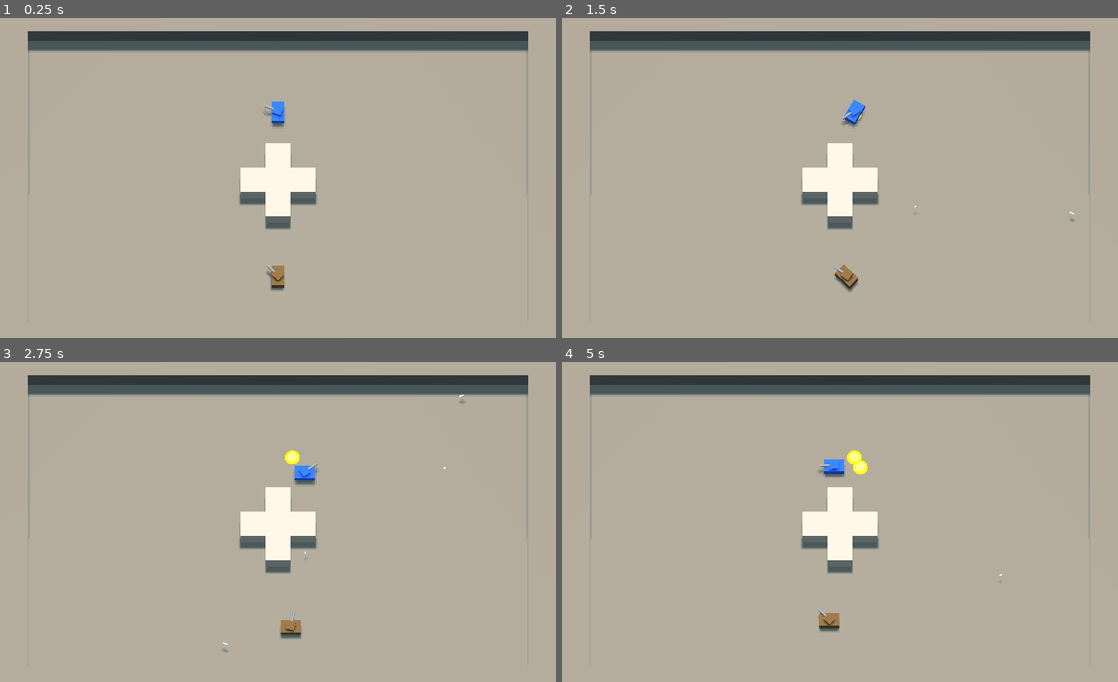
Above: before the commit, frames 1-4 (two rows, left to right).
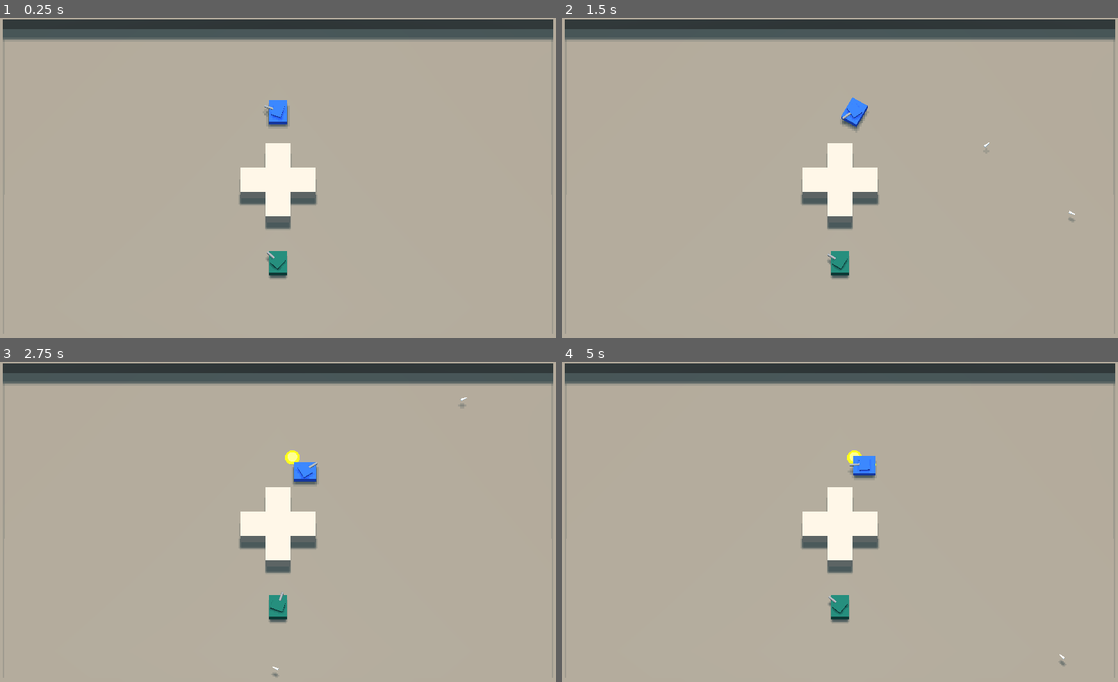
Above: after the commit, the same moments.

Repository: jdrempel/tanks
Game: Godot game, scene res://Main.tscn
Two runs of this game, one before a commit and one after it. Both use one fixed random seed, a clock stepped at 60 frames per second and the inputs below.
Inputs (mouse positions are in pixels of both pictures, inside the frame that each line leads up to):
- Up to frame 1 (0.25 s): no input
- Up to frame 2 (1.5 s): tap Enter at 0.5 s; move the mouse to (962, 165) at 0.52 s; hold D (move_right) 0.53-1.28 s; click (962, 165) at 0.6 s; move the mouse to (728, 197) at 1.27 s; hold S (move_down) from 1.28 s (still down); right-click (728, 197) at 1.35 s
- Up to frame 3 (2.75 s): move the mouse to (333, 451) at 2.02 s; release S (move_down) at 2.03 s; hold D (move_right) from 2.03 s (still down); click (333, 451) at 2.1 s
- Up to frame 4 (5 s): move the mouse to (812, 589) at 2.77 s; release D (move_right) at 2.78 s; hold W (move_up) 2.78-3.53 s; right-click (812, 589) at 2.85 s; move the mouse to (1006, 573) at 3.52 s; hold A (move_left) from 3.53 s (still down); click (1006, 573) at 3.6 s; move the mouse to (673, 477) at 4.27 s; right-click (673, 477) at 4.35 s

The runs differ from the first frame. In frame 1, 9.9% of the frame differs, in the area x 0-100%, y 0-85%; in frame 2, 10%; in frame 3, 10%; in frame 4, 10%, in the area x 0-100%, y 0-95%.

Commit message:
Misc changes to enemy structure

Diff:
--- a/Main.tscn
+++ b/Main.tscn
@@ -6,7 +6,9 @@
 [ext_resource path="res://Main.gd" type="Script" id=4]
 [ext_resource path="res://world/Floor.tscn" type="PackedScene" id=5]
 [ext_resource path="res://world/TopWall.tscn" type="PackedScene" id=6]
-[ext_resource path="res://characters/enemies/EnemyBrown.tscn" type="PackedScene" id=8]
+[ext_resource path="res://characters/enemies/EnemyTeal.tscn" type="PackedScene" id=9]
+
+[sub_resource type="NavigationMesh" id=1]
 
 [node name="Main" type="Node"]
 script = ExtResource( 4 )
@@ -18,16 +20,16 @@
 [node name="Floor" parent="World/Static" instance=ExtResource( 5 )]
 
 [node name="TopWall" parent="World/Static" instance=ExtResource( 6 )]
-transform = Transform( 1, 0, 0, 0, 1, 0, 0, 0, 1, 0, 0, -7 )
+transform = Transform( 1, 0, 0, 0, 1, 0, 0, 0, 1, 0, 0, -7.5 )
 
 [node name="BottomWall2" parent="World/Static" instance=ExtResource( 6 )]
-transform = Transform( 1, 0, 0, 0, 1, 0, 0, 0, 1, 0, 0, 7 )
+transform = Transform( 1, 0, 0, 0, 1, 0, 0, 0, 1, 0, 0, 7.5 )
 
 [node name="LeftWall" parent="World/Static" instance=ExtResource( 1 )]
-transform = Transform( 1, 0, 0, 0, 1, 0, 0, 0, 1, -11, 0, 0 )
+transform = Transform( 1, 0, 0, 0, 1, 0, 0, 0, 1, -12, 0, 0 )
 
 [node name="RightWall" parent="World/Static" instance=ExtResource( 1 )]
-transform = Transform( 1, 0, 0, 0, 1, 0, 0, 0, 1, 11, 0, 0 )
+transform = Transform( 1, 0, 0, 0, 1, 0, 0, 0, 1, 12, 0, 0 )
 
 [node name="DirectionalLight" type="DirectionalLight" parent="World/Static"]
 transform = Transform( 1, 0, 0, 0, -0.258819, 0.965926, 0, -0.965926, -0.258819, 0, 8.35212, 0 )
@@ -52,6 +54,11 @@
 [node name="WallBlock5" parent="World/Obstacles" groups=["world"] instance=ExtResource( 2 )]
 transform = Transform( 1, 0, 0, 0, 1, 0, 0, 0, 1, 0, 0.5, -1 )
 
+[node name="Navigation" type="Navigation" parent="World"]
+
+[node name="NavigationMeshInstance" type="NavigationMeshInstance" parent="World/Navigation"]
+navmesh = SubResource( 1 )
+
 [node name="CameraRoot" type="Spatial" parent="."]
 transform = Transform( 1, 0, 0, 0, 1, 0, 0, 0, 1, 0, 0, 5 )
 
@@ -63,5 +70,5 @@
 [node name="Player" parent="." instance=ExtResource( 3 )]
 transform = Transform( 1, 0, 0, 0, 1, 0, 0, 0, 1, 0, 0.718547, -3 )
 
-[node name="EnemyBrown" parent="." instance=ExtResource( 8 )]
-transform = Transform( -1, 0, -2.62269e-07, 0, 1, 0, 2.62269e-07, 0, -1, -0.0115631, 0.718537, 3.80292 )
+[node name="EnemyTeal" parent="." instance=ExtResource( 9 )]
+transform = Transform( -1, 0, -2.62269e-07, 0, 1, 0, 2.62269e-07, 0, -1, 0, 0.700025, 3.23892 )
--- a/characters/enemies/Enemy.gd
+++ b/characters/enemies/Enemy.gd
@@ -43,17 +43,10 @@
 	queue_free()
 
 
+# TODO: Reorganize this (in Enemy and Player) so that it is straightforward to
+# set up target locations which both enemies and players can move toward
 func get_movement_vector():
 	var target_direction := Vector3.ZERO
-
-	if Input.is_action_pressed("move_up"):
-		target_direction.z -= 1
-	if Input.is_action_pressed("move_down"):
-		target_direction.z += 1
-	if Input.is_action_pressed("move_left"):
-		target_direction.x -= 1
-	if Input.is_action_pressed("move_right"):
-		target_direction.x += 1
 
 	if target_direction.length():
 		return target_direction.normalized()
--- a/characters/enemies/Enemy.tscn
+++ b/characters/enemies/Enemy.tscn
@@ -1,7 +1,6 @@
 [gd_scene load_steps=13 format=2]
 
-[ext_resource path="res://characters/weapons/cannon/Bullet.tscn" type="PackedScene" id=1]
-[ext_resource path="res://characters/TurretRoot.gd" type="Script" id=2]
+[ext_resource path="res://characters/enemies/TurretRootEnemy.gd" type="Script" id=1]
 [ext_resource path="res://characters/enemies/Enemy.gd" type="Script" id=3]
 [ext_resource path="res://materials/tank_barrel.tres" type="Material" id=4]
 [ext_resource path="res://materials/player1.tres" type="Material" id=5]
@@ -9,15 +8,18 @@
 [ext_resource path="res://characters/weapons/missile/MissileLauncher.tscn" type="PackedScene" id=7]
 [ext_resource path="res://characters/weapons/mines/MineLayer.tscn" type="PackedScene" id=8]
 
-[sub_resource type="CapsuleShape" id=1]
-radius = 0.300532
-height = 0.28788
+[sub_resource type="BoxShape" id=5]
+extents = Vector3( 0.35, 0.3, 0.1 )
+
+[sub_resource type="CylinderShape" id=6]
+radius = 0.35
+height = 0.6
 
 [sub_resource type="CubeMesh" id=2]
-size = Vector3( 0.5, 0.4, 0.8 )
+size = Vector3( 0.7, 0.4, 0.9 )
 
 [sub_resource type="CubeMesh" id=3]
-size = Vector3( 0.35, 0.15, 0.35 )
+size = Vector3( 0.5, 0.15, 0.4 )
 
 [sub_resource type="CylinderMesh" id=4]
 top_radius = 0.05
@@ -34,8 +36,16 @@
 script = ExtResource( 3 )
 
 [node name="CollisionShape" type="CollisionShape" parent="."]
-transform = Transform( 1, 0, 0, 0, 1, 0, 0, 0, 1, 0, 0.0819974, 0 )
-shape = SubResource( 1 )
+transform = Transform( 1, 0, 0, 0, 1, 0, 0, 0, 1, 0, 0.1, 0 )
+shape = SubResource( 5 )
+
+[node name="CollisionShape2" type="CollisionShape" parent="."]
+transform = Transform( 1, 0, 0, 0, 1, 0, 0, 0, 1, 0, 0.1, 0.1 )
+shape = SubResource( 6 )
+
+[node name="CollisionShape3" type="CollisionShape" parent="."]
+transform = Transform( 1, 0, 0, 0, 1, 0, 0, 0, 1, 0, 0.1, -0.1 )
+shape = SubResource( 6 )
 
 [node name="Body" type="MeshInstance" parent="."]
 transform = Transform( -1, 0, -8.74228e-08, 0, 1, 0, 8.74228e-08, 0, -1, 0, 0, 0 )
@@ -44,8 +54,7 @@
 
 [node name="TurretRoot" type="Spatial" parent="Body"]
 transform = Transform( 1, 0, 0, 0, 1, 0, 0, 0, 1, 0, 0.275, 0 )
-script = ExtResource( 2 )
-ordnance = ExtResource( 1 )
+script = ExtResource( 1 )
 
 [node name="Turret" type="MeshInstance" parent="Body/TurretRoot"]
 mesh = SubResource( 3 )
@@ -65,3 +74,5 @@
 [node name="WeaponController" type="Node" parent="."]
 script = ExtResource( 6 )
 weapons = [ ExtResource( 7 ), ExtResource( 8 ) ]
+
+[node name="EnemyController" type="Node" parent="."]
--- a/characters/player/Player.tscn
+++ b/characters/player/Player.tscn
@@ -1,7 +1,7 @@
-[gd_scene load_steps=13 format=2]
+[gd_scene load_steps=14 format=2]
 
 [ext_resource path="res://characters/weapons/WeaponController.gd" type="Script" id=1]
-[ext_resource path="res://characters/TurretRoot.gd" type="Script" id=2]
+[ext_resource path="res://characters/player/TurretRootPlayer.gd" type="Script" id=2]
 [ext_resource path="res://characters/player/Player.gd" type="Script" id=3]
 [ext_resource path="res://materials/tank_barrel.tres" type="Material" id=4]
 [ext_resource path="res://materials/player1.tres" type="Material" id=5]
@@ -9,15 +9,18 @@
 [ext_resource path="res://characters/weapons/missile/MissileLauncher.tscn" type="PackedScene" id=7]
 [ext_resource path="res://characters/weapons/mines/MineLayer.tscn" type="PackedScene" id=8]
 
-[sub_resource type="CapsuleShape" id=1]
-radius = 0.300532
-height = 0.28788
+[sub_resource type="BoxShape" id=5]
+extents = Vector3( 0.35, 0.3, 0.1 )
+
+[sub_resource type="CylinderShape" id=6]
+radius = 0.35
+height = 0.6
 
 [sub_resource type="CubeMesh" id=2]
-size = Vector3( 0.5, 0.4, 0.8 )
+size = Vector3( 0.7, 0.4, 0.9 )
 
 [sub_resource type="CubeMesh" id=3]
-size = Vector3( 0.35, 0.15, 0.35 )
+size = Vector3( 0.5, 0.15, 0.4 )
 
 [sub_resource type="CylinderMesh" id=4]
 top_radius = 0.05
@@ -34,8 +37,16 @@
 script = ExtResource( 3 )
 
 [node name="CollisionShape" type="CollisionShape" parent="."]
-transform = Transform( 1, 0, 0, 0, 1, 0, 0, 0, 1, 0, 0.0819974, 0 )
-shape = SubResource( 1 )
+transform = Transform( 1, 0, 0, 0, 1, 0, 0, 0, 1, 0, 0.1, 0 )
+shape = SubResource( 5 )
+
+[node name="CollisionShape2" type="CollisionShape" parent="."]
+transform = Transform( 1, 0, 0, 0, 1, 0, 0, 0, 1, 0, 0.1, 0.1 )
+shape = SubResource( 6 )
+
+[node name="CollisionShape3" type="CollisionShape" parent="."]
+transform = Transform( 1, 0, 0, 0, 1, 0, 0, 0, 1, 0, 0.1, -0.1 )
+shape = SubResource( 6 )
 
 [node name="Body" type="MeshInstance" parent="."]
 transform = Transform( -1, 0, -8.74228e-08, 0, 1, 0, 8.74228e-08, 0, -1, 0, 0, 0 )
--- /dev/null
+++ b/characters/player/TurretRootPlayer.gd
@@ -0,0 +1,14 @@
+extends Spatial
+
+export(PackedScene) var ordnance
+
+onready var drop_plane = Plane(Vector3.UP, global_transform.origin.y)
+onready var camera = get_viewport().get_camera()
+
+func _process(delta):
+	var mouse_position = get_viewport().get_mouse_position()
+	var mouse_pos_3d = drop_plane.intersects_ray(
+		camera.project_ray_origin(mouse_position),
+		camera.project_ray_normal(mouse_position)
+	)
+	look_at(mouse_pos_3d, Vector3.UP)
--- a/characters/weapons/cannon/Bullet.tscn
+++ b/characters/weapons/cannon/Bullet.tscn
@@ -3,14 +3,14 @@
 [ext_resource path="res://characters/weapons/cannon/Bullet.gd" type="Script" id=1]
 
 [sub_resource type="CapsuleMesh" id=1]
-radius = 0.03
-mid_height = 0.05
+radius = 0.04
+mid_height = 0.1
 radial_segments = 6
 rings = 2
 
 [sub_resource type="CapsuleShape" id=2]
-radius = 0.03
-height = 0.04
+radius = 0.04
+height = 0.1
 
 [node name="Bullet" type="KinematicBody" groups=["projectiles"]]
 collision_layer = 4
--- a/characters/weapons/missile/Missile.tscn
+++ b/characters/weapons/missile/Missile.tscn
@@ -4,14 +4,14 @@
 
 [sub_resource type="CylinderMesh" id=3]
 top_radius = 0.02
-bottom_radius = 0.04
-height = 0.2
+bottom_radius = 0.05
+height = 0.25
 radial_segments = 8
 rings = 0
 
 [sub_resource type="CapsuleShape" id=2]
-radius = 0.03
-height = 0.16303
+radius = 0.0513943
+height = 0.2
 
 [node name="Missile" type="KinematicBody" groups=["projectiles"]]
 collision_layer = 4
--- a/characters/weapons/rocket/Rocket.tscn
+++ b/characters/weapons/rocket/Rocket.tscn
@@ -4,14 +4,14 @@
 
 [sub_resource type="CylinderMesh" id=3]
 top_radius = 0.02
-bottom_radius = 0.04
-height = 0.2
+bottom_radius = 0.05
+height = 0.25
 radial_segments = 8
 rings = 0
 
 [sub_resource type="CapsuleShape" id=2]
-radius = 0.03
-height = 0.16303
+radius = 0.05
+height = 0.2
 
 [node name="Rocket" type="KinematicBody" groups=["projectiles"]]
 collision_layer = 4
--- a/world/Floor.tscn
+++ b/world/Floor.tscn
@@ -4,10 +4,10 @@
 
 [sub_resource type="CubeMesh" id=2]
 material = ExtResource( 1 )
-size = Vector3( 24, 1, 12 )
+size = Vector3( 22, 1, 13 )
 
 [sub_resource type="BoxShape" id=3]
-extents = Vector3( 12, 0.5, 6 )
+extents = Vector3( 11, 0.5, 6.5 )
 
 [node name="StaticBody" type="StaticBody" groups=["world"]]
 
--- a/world/SideWall.tscn
+++ b/world/SideWall.tscn
@@ -3,10 +3,10 @@
 [ext_resource path="res://materials/world_static.tres" type="Material" id=1]
 
 [sub_resource type="CubeMesh" id=5]
-size = Vector3( 2, 2, 16 )
+size = Vector3( 2, 2, 15 )
 
 [sub_resource type="BoxShape" id=6]
-extents = Vector3( 1, 1, 8 )
+extents = Vector3( 1, 1, 7.5 )
 
 [node name="StaticBody" type="StaticBody" groups=["world"]]
 
--- a/world/TopWall.tscn
+++ b/world/TopWall.tscn
@@ -3,10 +3,10 @@
 [ext_resource path="res://materials/world_static.tres" type="Material" id=1]
 
 [sub_resource type="BoxShape" id=4]
-extents = Vector3( 10, 1, 1 )
+extents = Vector3( 11, 1, 1 )
 
 [sub_resource type="CubeMesh" id=3]
-size = Vector3( 20, 2, 2 )
+size = Vector3( 22, 2, 2 )
 
 [node name="StaticBody" type="StaticBody" groups=["world"]]
 
Not shown: 1 places in Main.tscn that only renumber resources
Renamed: characters/TurretRoot.gd -> characters/enemies/TurretRootEnemy.gd
